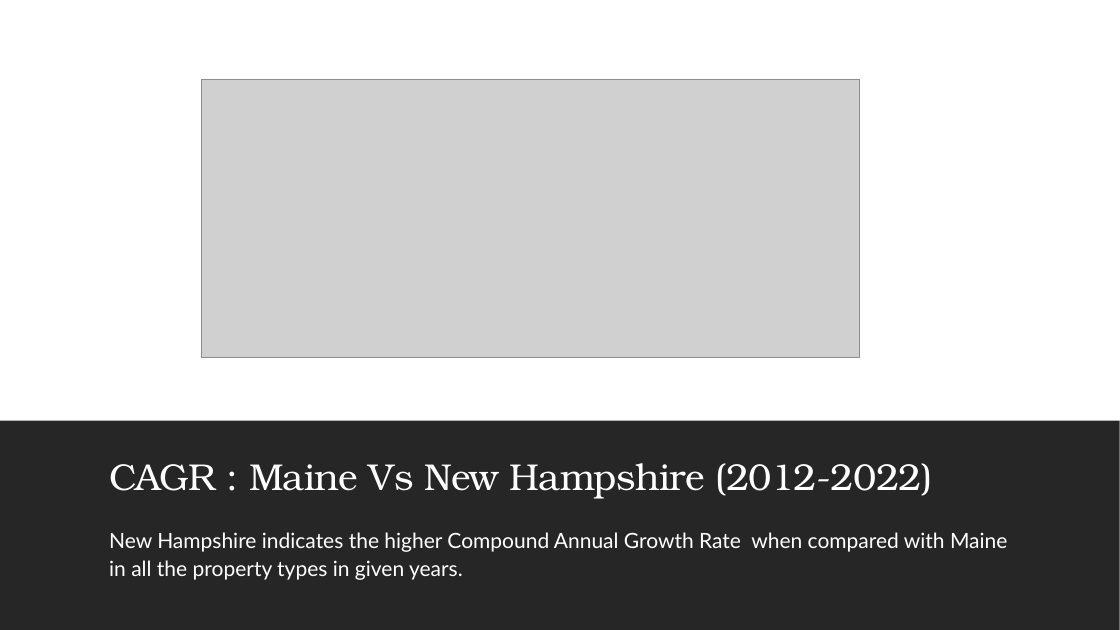
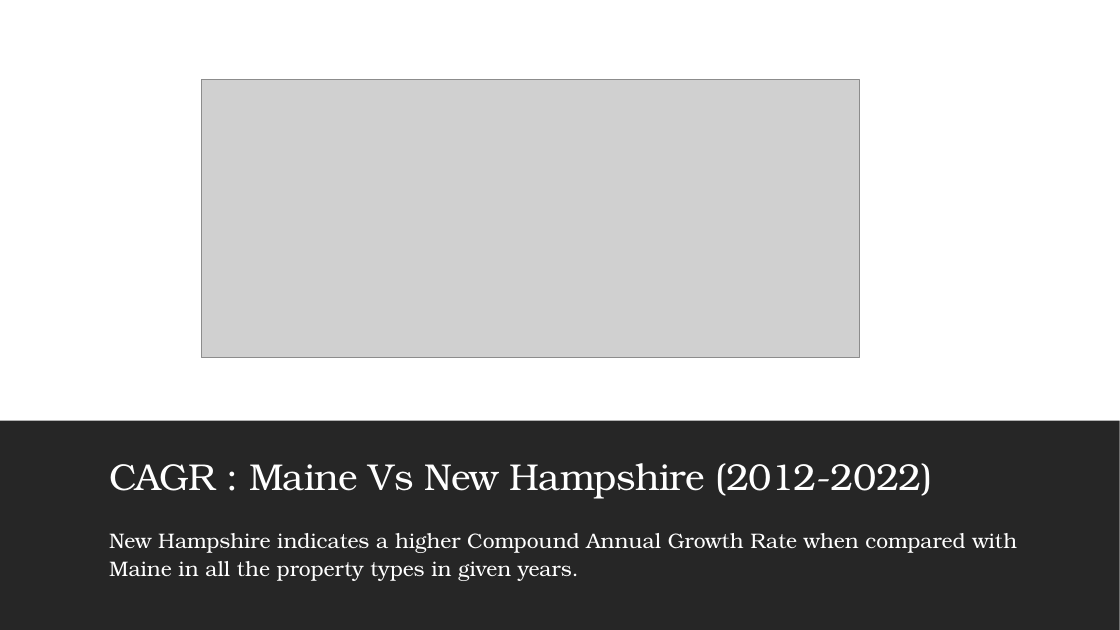
Before and after one commit to Arnawutu/Project1Group10, a slide deck: slide 20 of Main_Data/Nasdaq Real Estate Data Cleaning.pptx (slide 11 before the commit). Drawn at 1120x630 pixels with LibreOffice and Linux fonts; fonts in the diff are those of the drawing; grey boxes stand for pictures. Boxes give left, top, right and bottom in pixels: in the first picture for what was removed or moved away, otherwise in the second. Text is boxed around its words. In the diff, an @@ line names an element or a change of style, - is before the commit and + after.

```diff
--- a/Main_Data/Nasdaq Real Estate Data Cleaning.pptx
+++ b/Main_Data/Nasdaq Real Estate Data Cleaning.pptx
@@ text at box(109, 533, 1017, 581): text changed; font Lato to TeX Gyre Bonum @@
-New Hampshire indicates the higher Compound Annual Growth Rate when compared with Maine in all the property types in given years.
+New Hampshire indicates a higher Compound Annual Growth Rate when compared with Maine in all the property types in given years.
```
Also in this commit, not shown: 6 other slides changed, 11 slides added, 2 slides removed, 1 other file.
